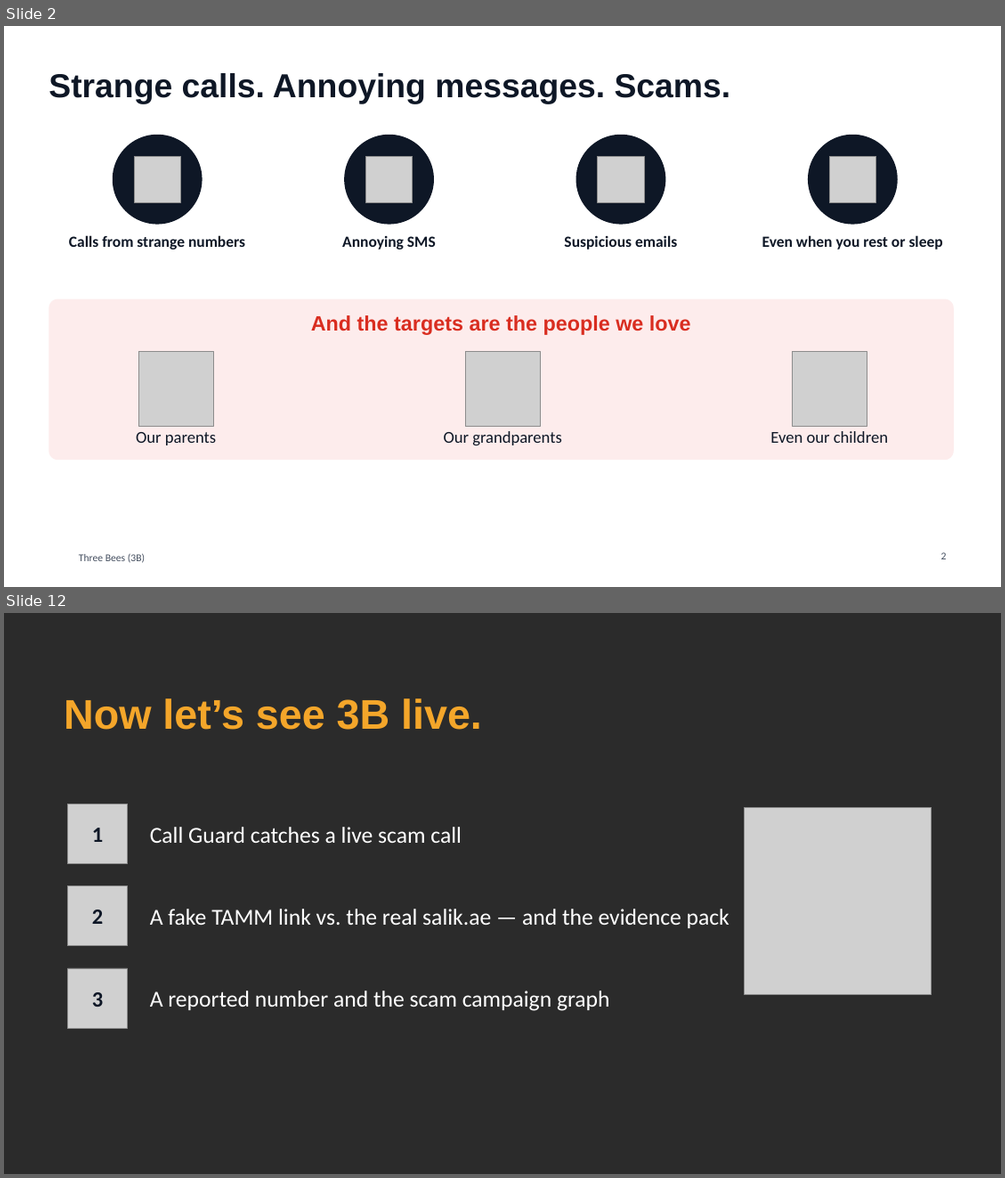
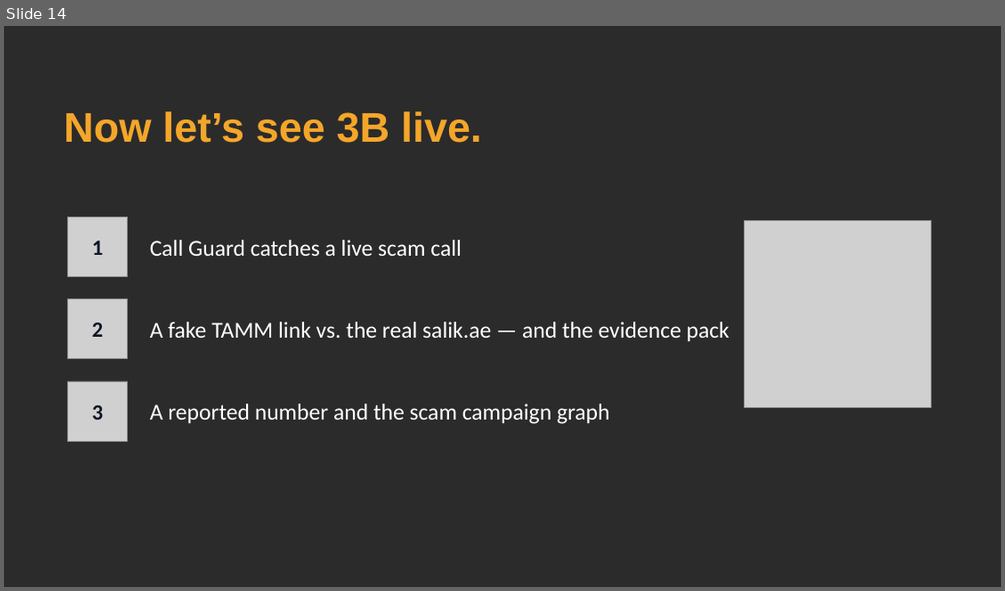
Before and after one commit to Mezx-1/three-bees, a slide deck: docs/presentation/ThreeBees_pitch.pptx. Shown one above the other, each under a label of ours: slides 2 and 12 before the commit, slide 14 after it; the slides between them are not shown. The pictures are 1005x1178 and 1005x591 pixels, drawn with LibreOffice and Linux fonts; fonts in the diff are those of the drawing; grey boxes stand for pictures; background and template pictures are left out; a plain dark background stands for a picture behind light text. Boxes give left, top, right and bottom in pixels: in the first picture for what was removed or moved away, otherwise in the second. Text is boxed around its words. In the diff, an @@ line names an element or a change of style, - is before the commit and + after.

```diff
--- a/docs/presentation/ThreeBees_pitch.pptx
+++ b/docs/presentation/ThreeBees_pitch.pptx
@@ slide 2 removed at [4,26,1001,587], background #FFFFFF @@
@@ title removed at [48,73,731,103] @@
-Strange calls. Annoying messages. Scams.
@@ ellipse removed at [113,135,202,224] @@
@@ picture removed at [134,156,180,202] @@
@@ ellipse removed at [344,135,434,224] @@
@@ picture removed at [366,156,413,202] @@
@@ ellipse removed at [576,135,666,224] @@
@@ picture removed at [598,156,644,202] @@
@@ ellipse removed at [808,135,898,224] @@
@@ picture removed at [830,156,876,202] @@
@@ text removed at [69,235,245,249] @@
-Calls from strange numbers
@@ text removed at [342,236,436,249] @@
-Annoying SMS
@@ text removed at [564,235,677,249] @@
-Suspicious emails
@@ text removed at [762,235,943,249] @@
-Even when you rest or sleep
@@ rounded rectangle removed at [48,299,954,459] @@
@@ text removed at [311,315,691,335] @@
-And the targets are the people we love
@@ picture removed at [138,351,213,426] @@
@@ picture removed at [465,351,540,426] @@
@@ picture removed at [793,351,867,426] @@
@@ text removed at [136,432,216,445] @@
-Our parents
@@ text removed at [444,431,562,446] @@
-Our grandparents
@@ text removed at [770,431,888,443] @@
-Even our children
@@ text removed at [79,553,145,563] @@
-Three Bees (3B)
@@ page number removed at [941,552,947,559] @@
-2
@@ what was slide 12 is now slide 14 @@
```
Also in this commit, not shown: 8 slides changed, 6 slides added, 3 other slides removed.
